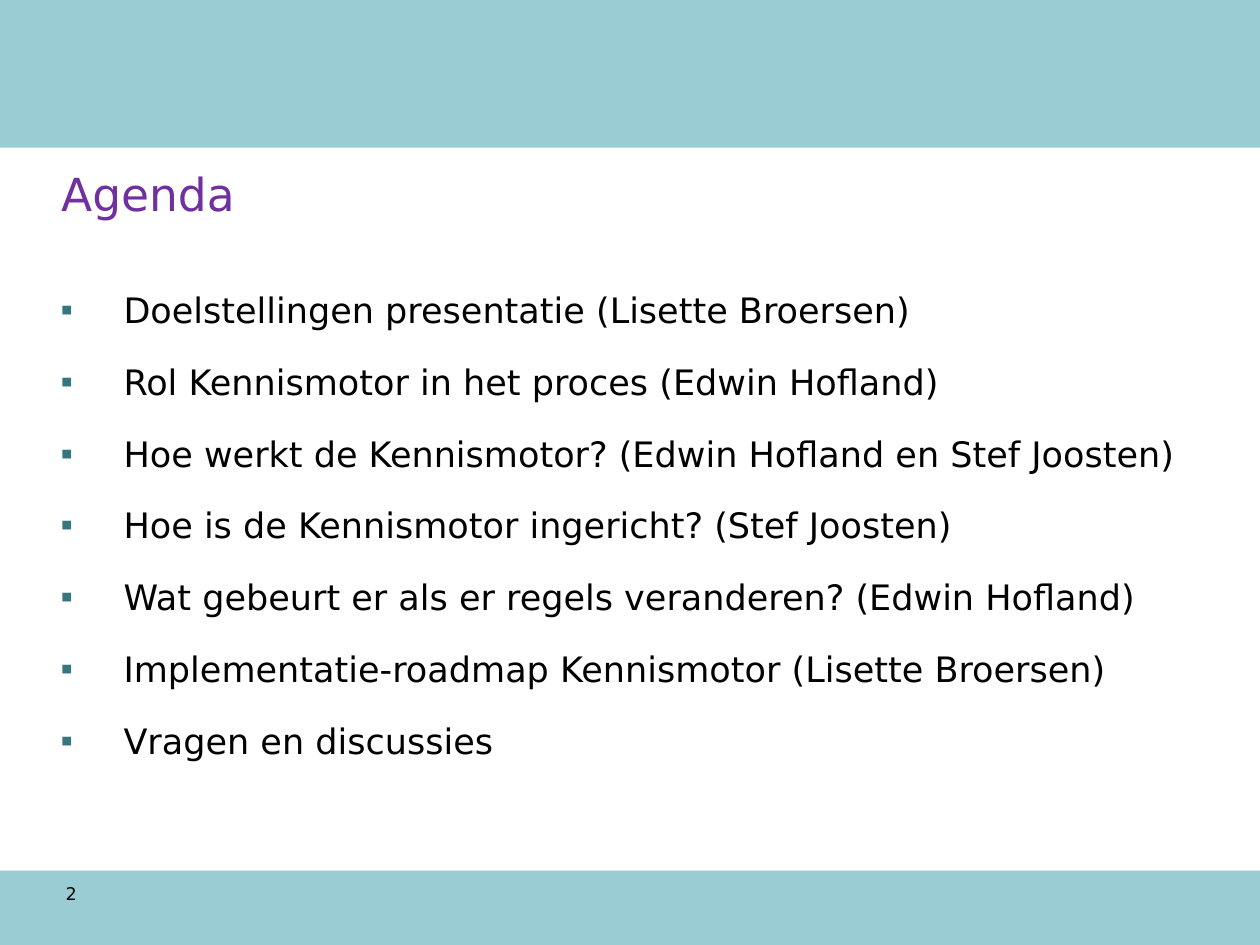
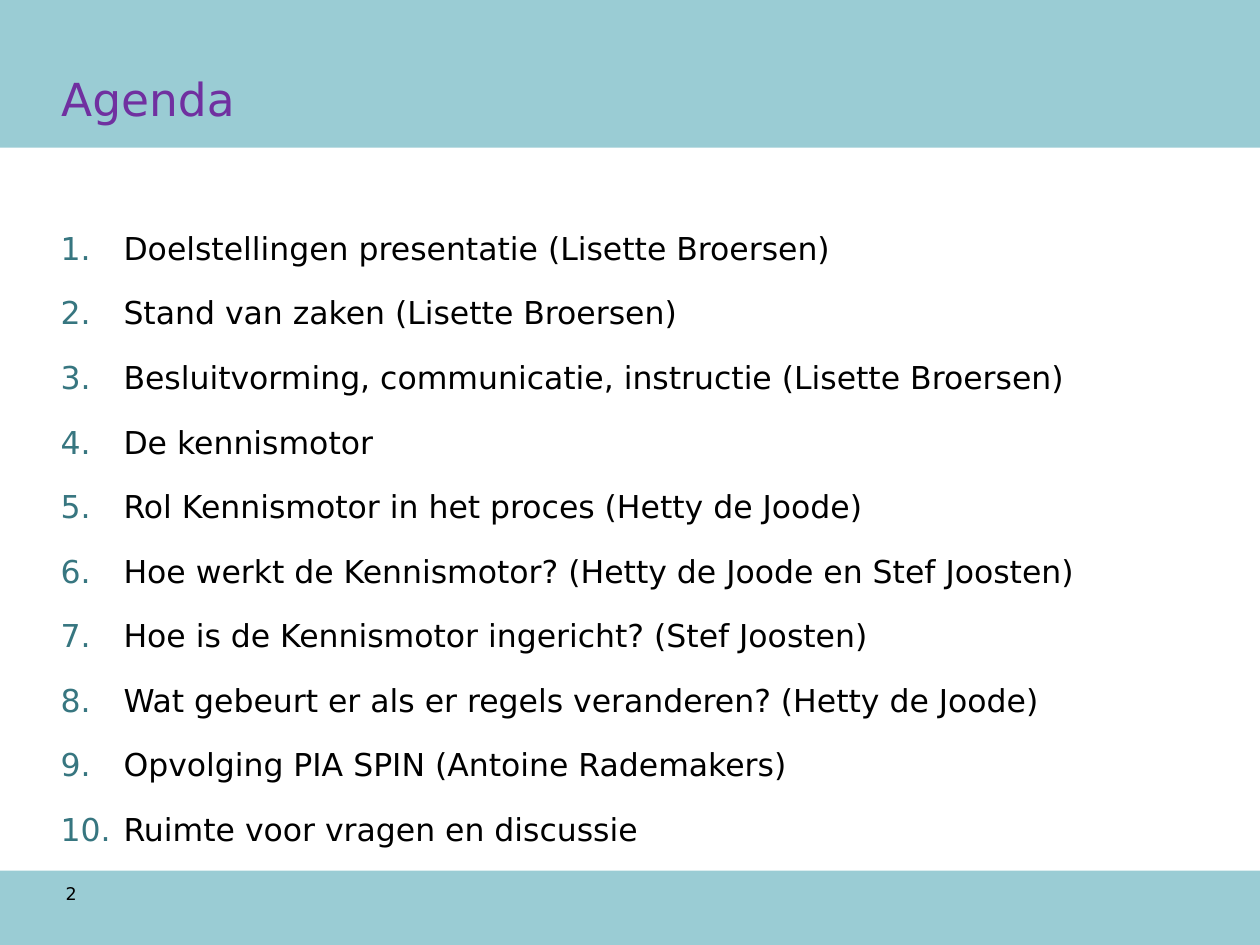
Before and after one commit to AmpersandTarski/ampersand-models, a slide deck: slide 2 of NVWA DTV/werkdocumenten/TO 12 augustus.ppt. Drawn at 1260x945 pixels with LibreOffice and Linux fonts; fonts in the diff are those of the drawing; background and template pictures are left out. Boxes give left, top, right and bottom in pixels: in the first picture for what was removed or moved away, otherwise in the second. Text is boxed around its words. In the diff, an @@ line names an element or a change of style, - is before the commit and + after.

```diff
--- a/NVWA DTV/werkdocumenten/TO 12 augustus.ppt
+++ b/NVWA DTV/werkdocumenten/TO 12 augustus.ppt
@@ title "Agenda": place and size @@
-title "Agenda" at box(61, 176, 235, 221)
+title "Agenda" at box(61, 81, 235, 126)
@@ text "Doelstellingen presentatie (Lisette Broersen)": place and size @@
-text "Doelstellingen presentatie (Lisette Broersen)" at box(124, 296, 1174, 762)
+text "Doelstellingen presentatie (Lisette Broersen)" at box(124, 236, 1074, 848)
@@ text at box(124, 236, 867, 654): size 20 to 18 pt in "Doelstellingen presentatie (Lisette Broersen)", "Hoe is de Kennismotor ingericht? (Stef Joosten)"; bullet ▪ to 1. @@
@@ text at box(124, 300, 1074, 590): text changed; size 20 to 18 pt @@
-▪ Rol Kennismotor in het proces (Edwin Hofland)
-▪ Hoe werkt de Kennismotor? (Edwin Hofland en Stef Joosten)
+2. Stand van zaken (Lisette Broersen)
+3. Besluitvorming, communicatie, instructie (Lisette Broersen)
+4. De kennismotor
+5. Rol Kennismotor in het proces (Hetty de Joode)
+6. Hoe werkt de Kennismotor? (Hetty de Joode en Stef Joosten)
@@ text at box(124, 688, 1038, 848): text changed; size 20 to 18 pt @@
-▪ Wat gebeurt er als er regels veranderen? (Edwin Hofland)
-▪ Implementatie-roadmap Kennismotor (Lisette Broersen)
-▪ Vragen en discussies
+8. Wat gebeurt er als er regels veranderen? (Hetty de Joode)
+9. Opvolging PIA SPIN (Antoine Rademakers)
+10. Ruimte voor vragen en discussie
```
Also in this commit, not shown: 11 other slides changed, 24 slides added, 6 slides removed, 1 other file.
